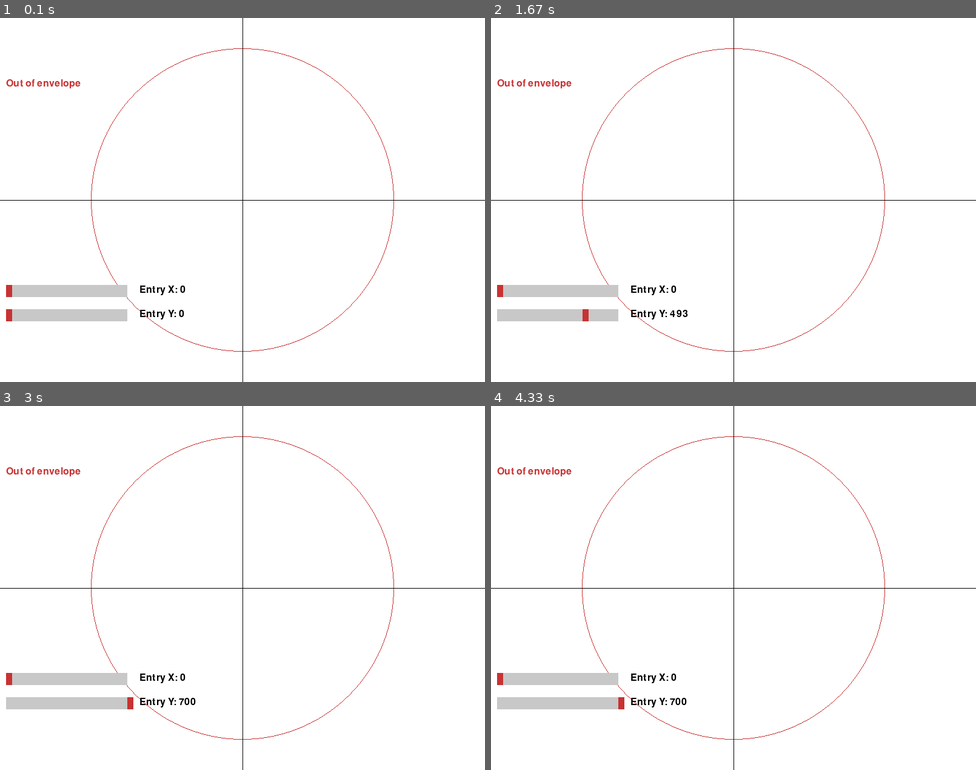
Above: before the commit, frames 1-4 (two rows, left to right).
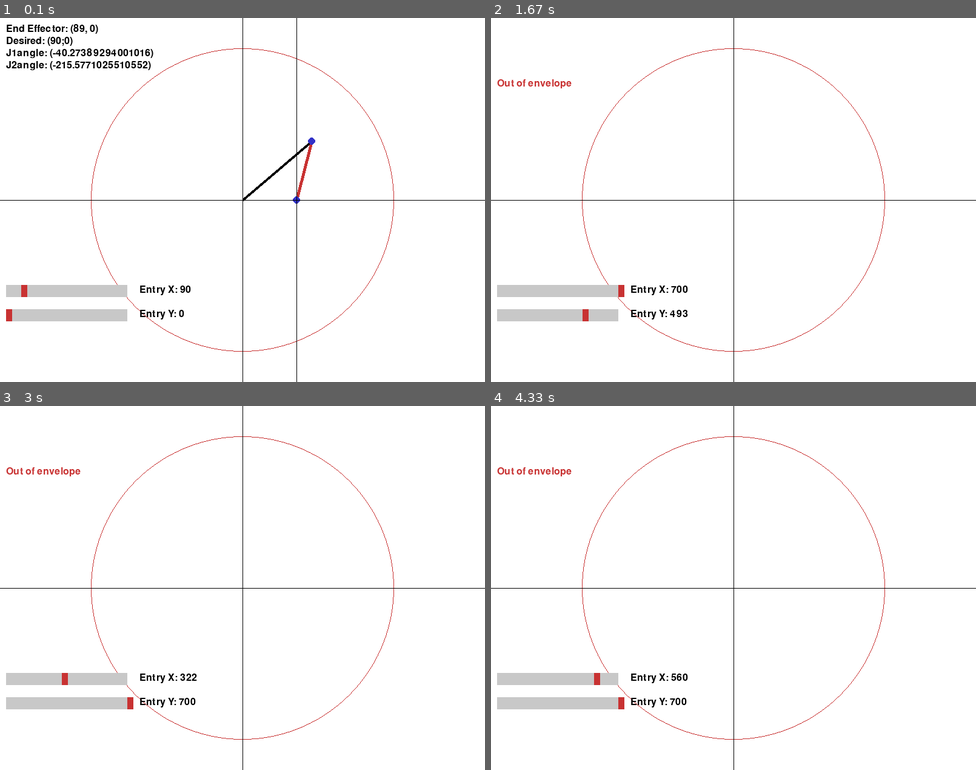
Above: after the commit, the same moments.

Repository: joaopedro-prog/InverseKinematics_Pygame
Game: pygame game, started from main.py
Two runs of this game, one before a commit and one after it. Both use one fixed random seed, a clock stepped at 60 frames per second and the inputs below.
Inputs (mouse positions are in pixels of both pictures, inside the frame that each line leads up to):
- Up to frame 1 (0.1 s): no input
- Up to frame 2 (1.67 s): press the mouse at (500, 316) at 0.37 s; move the mouse to (539, 301) at 0.47 s; release the mouse at (583, 287) at 0.6 s; press the mouse at (515, 291) at 0.7 s; move the mouse to (578, 178) at 0.8 s; release the mouse at (636, 68) at 0.93 s
- Up to frame 3 (3 s): press the mouse at (130, 679) at 2.03 s; move the mouse to (97, 628) at 2.13 s; release the mouse at (63, 577) at 2.27 s; press the mouse at (97, 704) at 2.87 s; move the mouse to (155, 577) at 2.97 s
- Up to frame 4 (4.33 s): release the mouse at (714, 453) at 3.1 s; press the mouse at (554, 679) at 4.2 s; move the mouse to (592, 642) at 4.3 s

The runs differ from the first frame. In frame 1, 1.6% of the frame differs, in the area x 1-65%, y 0-100%; in frame 2, 0.1%; in frame 3, 0.1%; in frame 4, 0.1%.

Commit message:
minor changes

Diff:
--- a/main.py
+++ b/main.py
@@ -17,16 +17,14 @@
 # Inicializa o Pygame
 pygame.init()
 screen = pygame.display.set_mode((WIDTH, HEIGHT))
-pygame.display.set_caption("Simulador de Braço Robótico 2D")
+pygame.display.set_caption("Inverse Kinematics - Demo")
 font = pygame.font.Font(None, 24)
 
 # Sliders e valores iniciais
-angle1 = 90
-angle2 = 180
-entry_x = 0
+entry_x = 90
 entry_y = 0
 slider_values = [entry_x, entry_y]
-slider_labels = [ "Entry X:", "Entry Y:"]
+slider_labels = ["Entry X:", "Entry Y:"]
 slider_ranges = [700, 700]  # Define o intervalo máximo dos sliders
 slider_rects = [pygame.Rect(10, HEIGHT - 160 + i * 40, 200, 20) for i in range(len(slider_labels))]
 slider_knobs = [pygame.Rect(10 + int((slider_values[i] / slider_ranges[i]) * 200), HEIGHT - 160 + i * 40, 10, 20) for i in range(len(slider_labels))]
@@ -44,56 +42,59 @@
     pygame.draw.line(screen, BLACK, (WIDTH // 2, 0), (WIDTH // 2, HEIGHT), 1)
     pygame.draw.line(screen, BLACK, (0, HEIGHT // 2), (WIDTH, HEIGHT // 2), 1)
 
+    desired_x = slider_values[0]
+    desired_y = slider_values[1]
 
-
-    desired_x = slider_values[slider_labels.index("Entry X:")] -200
-    desired_y = slider_values[slider_labels.index("Entry Y:")] -200
 
     # mouse_x, mouse_y = pygame.mouse.get_pos()
     # desired_x = mouse_x - WIDTH // 2
     # desired_y = HEIGHT // 2 - mouse_y
 
-    if math.hypot(desired_x,desired_y) < L1 + L2:
 
-        beta = math.atan2(desired_y,desired_x+1e-10)
-        phi = math.acos( (math.sqrt( math.pow(desired_x,2) + math.pow(desired_y,2) )/2)/L1 )
-        alpha = phi + beta
-
-        theta =  2*phi + math.radians(180)
+    if math.hypot(desired_x,desired_y) <= L1 + L2 and math.hypot(desired_x,desired_y) > L1-L2:
+        try:
 
 
+            beta = math.acos( ((L1**2)+(desired_x**2)+(desired_y**2)-(L2**2))/(2*L1*math.hypot(desired_x,desired_y)) )
 
-        angle1 = alpha
-        angle2 = theta
-
-        angle1 = -angle1
-        angle2 = angle2 - math.radians(180)
+            theta1 = beta + math.atan2(desired_y,desired_x)
+            theta2 = math.acos( ((L1**2)+(L2**2)-(desired_x**2)-(desired_y**2))/(2*L1*L2) )
 
 
-        joint1_x = base_x + L1 * math.cos(angle1)
-        joint1_y = base_y + L1 * math.sin(angle1)
-        joint2_x = joint1_x + L2 * math.cos(angle1 + angle2)
-        joint2_y = joint1_y + L2 * math.sin(angle1 + angle2)
+            angle1 = theta1
+            angle2 = theta2
 
-        # Desenha o braço
-        pygame.draw.line(screen, BLACK, (base_x, base_y), (joint1_x, joint1_y), 5)
-        pygame.draw.line(screen, RED, (joint1_x, joint1_y), (joint2_x, joint2_y), 5)
-        pygame.draw.circle(screen, BLUE, (int(joint1_x), int(joint1_y)), 6)
-        pygame.draw.circle(screen, BLUE, (int(joint2_x), int(joint2_y)), 6)
 
-        # Exibe coordenadas
-        coord_text = font.render(f"End Effector: ({int(joint2_x - WIDTH // 2)}, {int(HEIGHT // 2 - joint2_y)})", True, BLACK)
-        # screen.blit(coord_text, (10, 10))
-        pygame.draw.line(screen, BLACK, (round(int(joint2_x)),0), (round(int(joint2_x)),HEIGHT), 1)
-        pygame.draw.line(screen, BLACK, (0,round(int(joint2_y))), (WIDTH,round(int(joint2_y))), 1)
+            angle1 = - angle1  # Ajusta para que 0° seja para a direita
+            angle2 = - angle2 - math.radians(180) # Ajusta para que 180° seja alinhado com J1
 
-        desired_text = font.render(f"Desired: ({desired_x +200};{desired_y + 200})", True, BLACK)
-        screen.blit(desired_text, (10, 30))
 
-        J1angle_text = font.render(f"J1angle: ({math.degrees(angle1)})", True, BLACK)
-        screen.blit(J1angle_text, (10, 50))
-        J2angle_text = font.render(f"J2angle: ({math.degrees(angle2)})", True, BLACK)
-        screen.blit(J2angle_text, (10, 70))
+            joint1_x = base_x + L1 * math.cos(angle1)
+            joint1_y = base_y + L1 * math.sin(angle1)
+            joint2_x = joint1_x + L2 * math.cos(angle1 + angle2)
+            joint2_y = joint1_y + L2 * math.sin(angle1 + angle2)
+
+            # Desenha o braço
+            pygame.draw.line(screen, BLACK, (base_x, base_y), (joint1_x, joint1_y), 5)
+            pygame.draw.line(screen, RED, (joint1_x, joint1_y), (joint2_x, joint2_y), 5)
+            pygame.draw.circle(screen, BLUE, (int(joint1_x), int(joint1_y)), 6)
+            pygame.draw.circle(screen, BLUE, (int(joint2_x), int(joint2_y)), 6)
+
+            # Exibe coordenadas
+            coord_text = font.render(f"End Effector: ({int(joint2_x - WIDTH // 2)}, {int(HEIGHT // 2 - joint2_y)})", True, BLACK)
+            screen.blit(coord_text, (10, 10))
+            pygame.draw.line(screen, BLACK, (round(int(joint2_x)),0), (round(int(joint2_x)),HEIGHT), 1)
+            pygame.draw.line(screen, BLACK, (0,round(int(joint2_y))), (WIDTH,round(int(joint2_y))), 1)
+
+            desired_text = font.render(f"Desired: ({desired_x};{desired_y})", True, BLACK)
+            screen.blit(desired_text, (10, 30))
+
+            J1angle_text = font.render(f"J1angle: ({math.degrees(angle1)})", True, BLACK)
+            screen.blit(J1angle_text, (10, 50))
+            J2angle_text = font.render(f"J2angle: ({math.degrees(angle2)})", True, BLACK)
+            screen.blit(J2angle_text, (10, 70))
+        except:
+            pass
     else:
 
         error_text = font.render(f"Out of envelope", True, RED)
